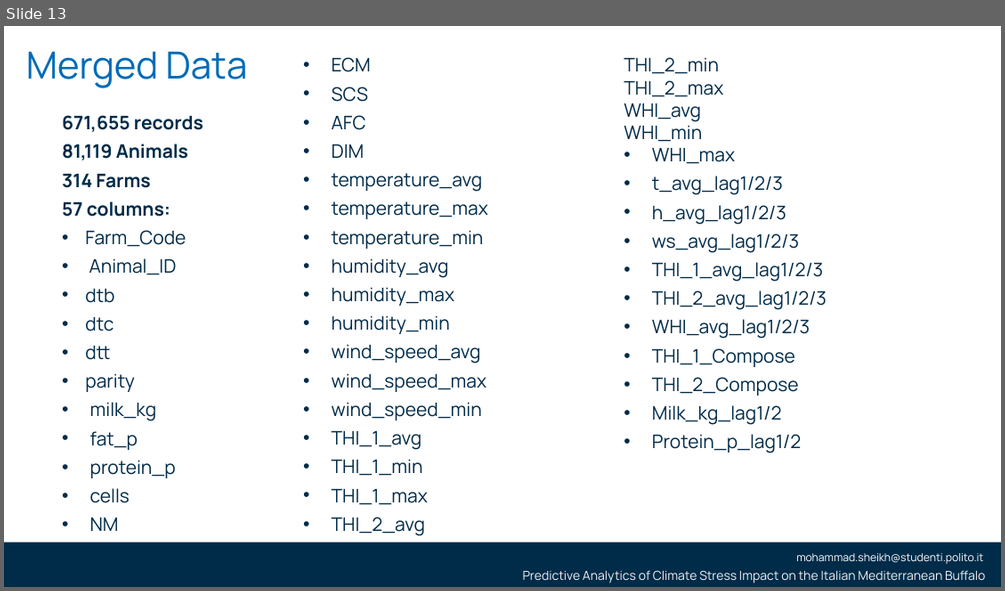
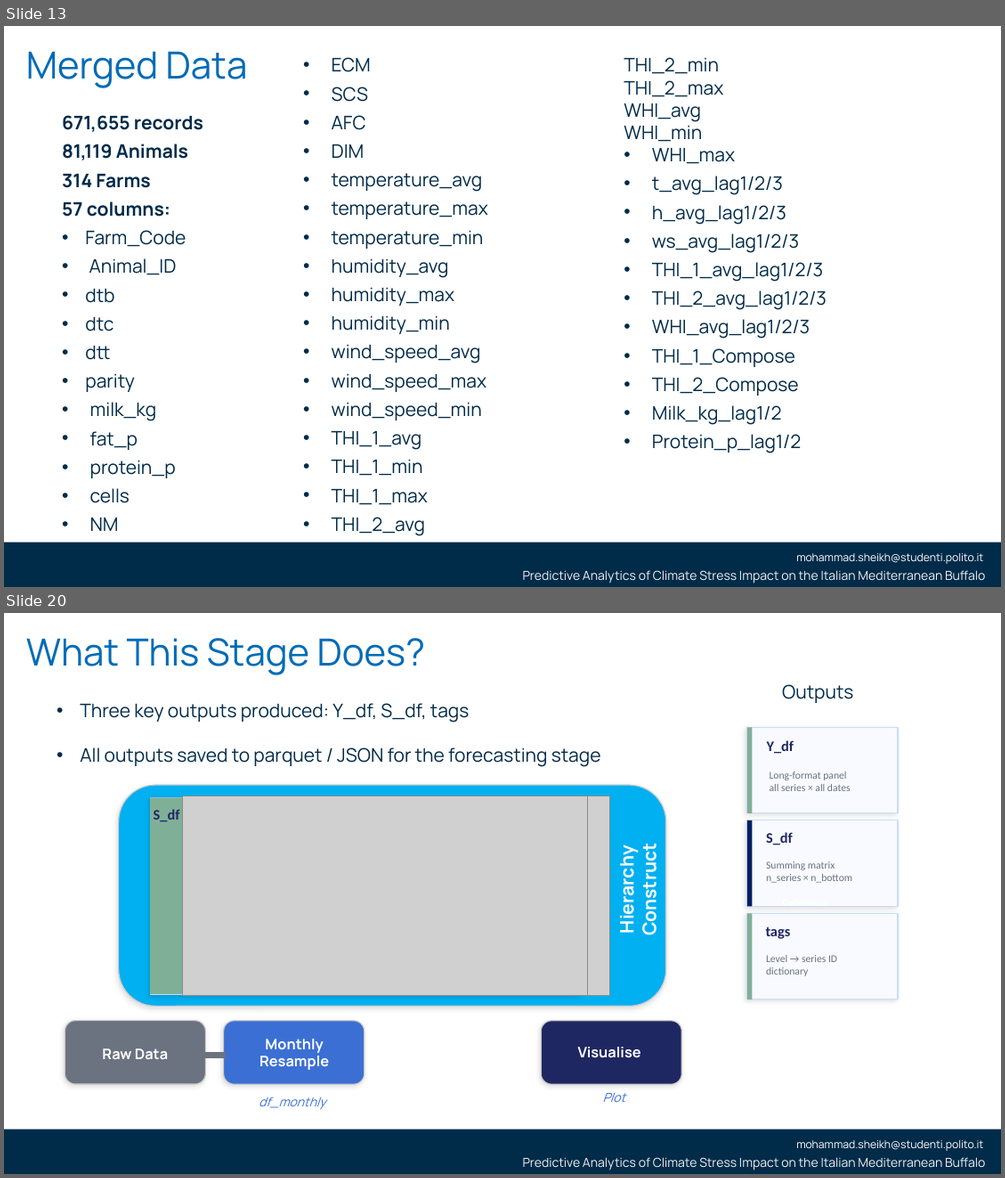
Before and after one commit to smsag99/Thesis, a slide deck: Presentation/thesisPresentation4-V2.pptx. Shown one above the other, each under a label of ours: slide 13 before the commit, slides 13 and 20 after it; the slides between them are not shown. The pictures are 1005x591 and 1005x1178 pixels, drawn with LibreOffice and Linux fonts; fonts in the diff are those of the drawing; grey boxes stand for pictures; background and template pictures are left out. Boxes give left, top, right and bottom in pixels: in the first picture for what was removed or moved away, otherwise in the second. Text is boxed around its words. In the diff, an @@ line names an element or a change of style, - is before the commit and + after.

```diff
--- a/Presentation/thesisPresentation4-V2.pptx
+++ b/Presentation/thesisPresentation4-V2.pptx
@@ slide 20 added at [4,613,1001,1174], background #FFFFFF; not listed: 3 template elements that a slide beside it also shows @@
@@ title added at [26,638,426,675], 36 pt, text #006BB6 @@
+What This Stage Does?
@@ text added at [782,684,853,703], 18 pt, text #002B49 @@
+Outputs
@@ text added at [80,703,601,767], 18 pt, text #002B49 @@
+• Three key outputs produced: Y_df, S_df, tags
+• All outputs saved to parquet / JSON for the forecasting stage
@@ rectangle added at [747,728,898,813], fill #F8FAFF, outline #CADCFC 1 pt @@
@@ rectangle added at [747,728,752,813], fill #80AF98 @@
@@ text added at [767,740,794,754], 14 pt, text #1E2761, bold @@
+Y_df
@@ text added at [769,771,850,791], 10 pt, text #6B7280 @@
+Long-format panel
+all series × all dates
@@ rounded rectangle added at [119,785,666,1006], fill #00B0F0, outline #CCCCCC 1 pt @@
@@ rectangle added at [150,798,182,995], fill #80AF98 @@
@@ rectangle added at [151,798,581,995], fill #F8FAFF, outline #CADCFC 1 pt @@
@@ picture added at [182,796,587,995] @@
@@ picture added at [587,796,610,995] @@
@@ text added at [154,809,180,821], 14 pt, text #1E2761, bold @@
+S_df
@@ rectangle added at [747,820,898,906], fill #F8FAFF, outline #CADCFC 1 pt @@
@@ rectangle added at [747,820,752,906], fill #002060 @@
@@ text added at [614,852,662,933], 18 pt, text #FFFFFF, bold @@
+Hierarchy
+Construct
@@ text added at [766,832,793,845], 14 pt, text #1E2761, bold @@
+S_df
@@ text added at [766,861,852,883], 10 pt, text #6B7280 @@
+Summing matrix
+n_series × n_bottom
@@ text added at [782,906,827,907], 10 pt, text #FFFFFF, bold @@
+Coherence
+Check
@@ rectangle added at [747,914,898,999], fill #F8FAFF, outline #CADCFC 1 pt @@
@@ rectangle added at [747,914,752,999], fill #80AF98 @@
@@ text added at [766,926,791,939], 14 pt, text #1E2761, bold @@
+tags
@@ text added at [766,955,837,976], 10 pt, text #6B7280 @@
+Level → series ID
+dictionary
@@ rounded rectangle added at [65,1021,205,1084], fill #6B7280, outline #CCCCCC 1 pt @@
@@ rounded rectangle added at [224,1021,364,1084], fill #3B6FD4, outline #CCCCCC 1 pt @@
@@ text added at [259,1038,329,1070], 14 pt, text #FFFFFF, bold @@
+Monthly
+Resample
@@ rounded rectangle added at [541,1021,681,1084], fill #1E2761, outline #CCCCCC 1 pt @@
@@ text added at [102,1048,168,1059], 14 pt, text #FFFFFF, bold @@
+Raw Data
@@ rectangle added at [202,1053,226,1058], fill #6B7280, outline #6B7280 1 pt @@
@@ text added at [578,1046,641,1058], 14 pt, text #FFFFFF, bold @@
+Visualise
@@ text added at [603,1093,626,1102], 12 pt, text #3B6FD4, italic @@
+Plot
@@ text added at [259,1096,325,1110], 12 pt, text #3B6FD4, italic @@
+df_monthly
```
Also in this commit, not shown: 1 slide changed, 10 other slides added.
